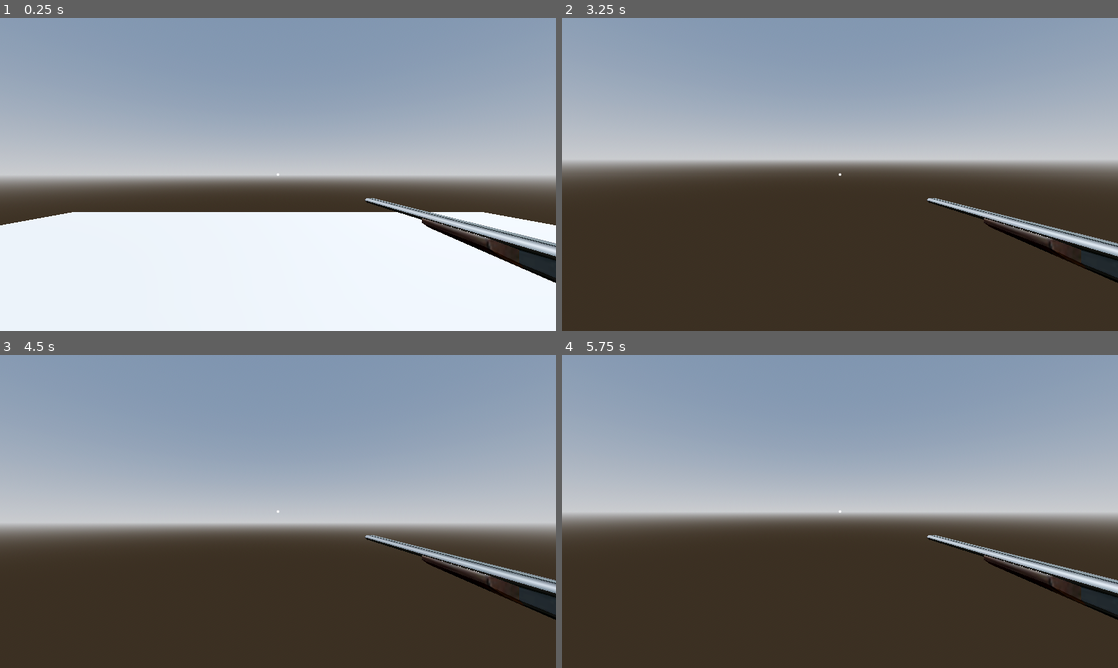
Above: before the commit, frames 1-4 (two rows, left to right).
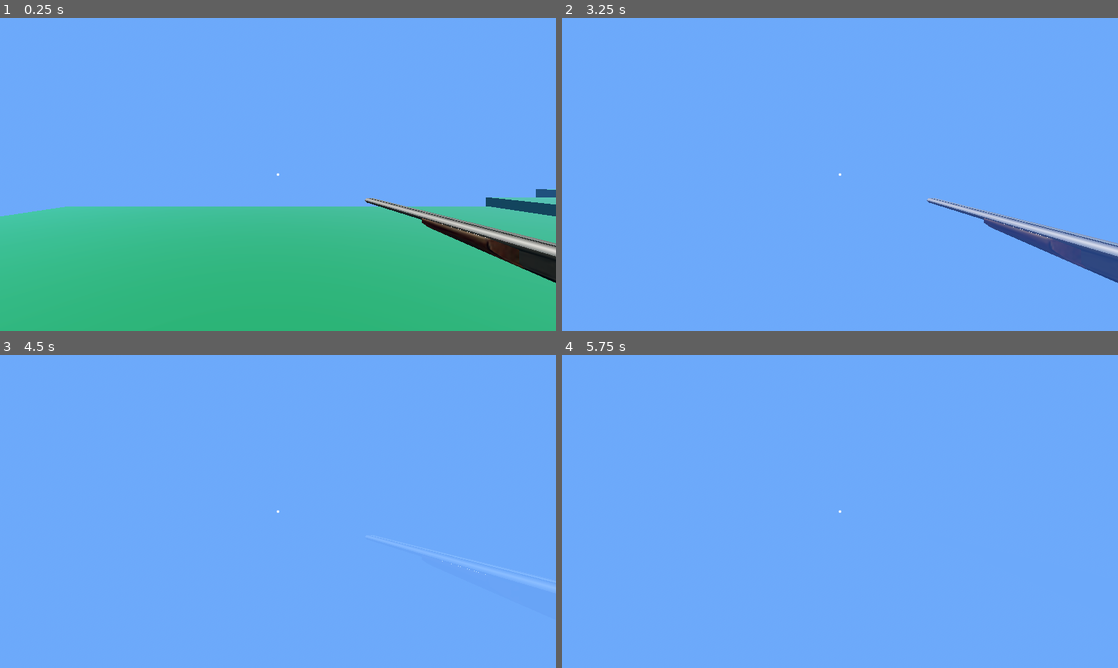
Above: after the commit, the same moments.

Repository: BryanCrom/in_sheeps_clothing
Game: Godot game, scene res://scenes/playground.tscn
Same seed, same stepped clock (60 frames per second), same inputs: the game is played once before the commit and once after it.
Inputs (mouse positions are in pixels of both pictures, inside the frame that each line leads up to):
- Up to frame 1 (0.25 s): no input
- Up to frame 2 (3.25 s): tap Enter at 0.5 s; move the mouse to (867, 174) at 0.52 s; hold W (move_forward) from 0.53 s (still down); tap Space (jump) at 0.77, 1.52, 2.75, 3.02 s; move the mouse to (812, 174) at 1.27 s; move the mouse to (851, 168) at 2.02 s; move the mouse to (834, 180) at 2.77 s
- Up to frame 3 (4.5 s): keep holding W (move_forward); move the mouse to (316, 514) at 3.52 s; tap Space (jump) at 3.77 s; move the mouse to (233, 508) at 4.27 s
- Up to frame 4 (5.75 s): keep holding W (move_forward); tap Space (jump) at 4.52 s; tap Enter at 5 s; move the mouse to (845, 511) at 5.02 s

The runs differ from the first frame. In frame 1, 99% of the frame differs, in the area x 0-100%, y 0-100%; in frame 2, 99%; in frame 3, 100%; in frame 4, 100%.

Commit message:
add simple level. add texture to blocks. add sky colour. add fog

Diff:
--- a/scenes/playground.tscn
+++ b/scenes/playground.tscn
@@ -11,10 +11,21 @@
 sky_material = SubResource("ProceduralSkyMaterial_hddm4")
 
 [sub_resource type="Environment" id="Environment_kddj0"]
-background_mode = 2
+background_mode = 1
+background_color = Color(0.11348722, 0.31354177, 0.5357167, 1)
 sky = SubResource("Sky_qchbg")
+ambient_light_source = 2
+ambient_light_color = Color(0.49855882, 0.48139167, 0.43514156, 1)
 tonemap_mode = 2
 glow_enabled = true
+fog_enabled = true
+fog_light_color = Color(0.33463418, 0.526436, 0.9552564, 1)
+fog_density = 0.004
+fog_height = -1.0
+fog_height_density = 0.075
+
+[sub_resource type="StandardMaterial3D" id="StandardMaterial3D_i20g8"]
+albedo_color = Color(0.06985913, 0.39324325, 0.21886218, 1)
 
 [node name="playground" type="Node3D"]
 
@@ -26,8 +37,28 @@
 shadow_enabled = true
 
 [node name="CSGBox3D" type="CSGBox3D" parent="."]
+transform = Transform3D(1, 0, 0, 0, 1, 0, 0, 0, 1, 0, -9.400001, 0)
 use_collision = true
-size = Vector3(16.5, 1, 17.300001)
+size = Vector3(20, 20, 20)
+material = SubResource("StandardMaterial3D_i20g8")
+
+[node name="CSGBox3D2" type="CSGBox3D" parent="."]
+transform = Transform3D(1, 0, 0, 0, 1, 0, 0, 0, 1, 22.2, -9.400001, 11.6)
+use_collision = true
+size = Vector3(20, 20, 20)
+material = SubResource("StandardMaterial3D_i20g8")
+
+[node name="CSGBox3D3" type="CSGBox3D" parent="."]
+transform = Transform3D(1, 0, 0, 0, 1, 0, 0, 0, 1, 37.6, -9.400001, -12.199999)
+use_collision = true
+size = Vector3(20, 20, 20)
+material = SubResource("StandardMaterial3D_i20g8")
+
+[node name="CSGBox3D4" type="CSGBox3D" parent="."]
+transform = Transform3D(1, 0, 0, 0, 1, 0, 0, 0, 1, 19.149998, 0.049999237, -10.099998)
+use_collision = true
+size = Vector3(10.3, 1.1, 8)
+material = SubResource("StandardMaterial3D_i20g8")
 
 [node name="Player" parent="." instance=ExtResource("1_88rkb")]
 transform = Transform3D(1, 0, 0, 0, 1, 0, 0, 0, 1, 0, 1, 0)
Not shown: 1 places in scenes/playground.tscn that only renumber resources
